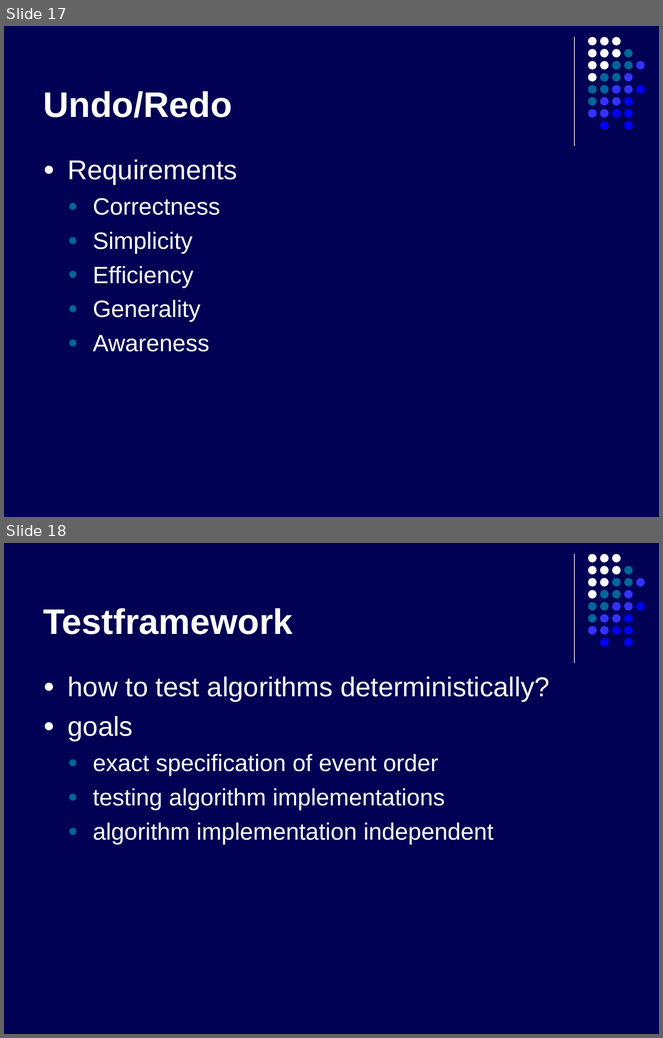
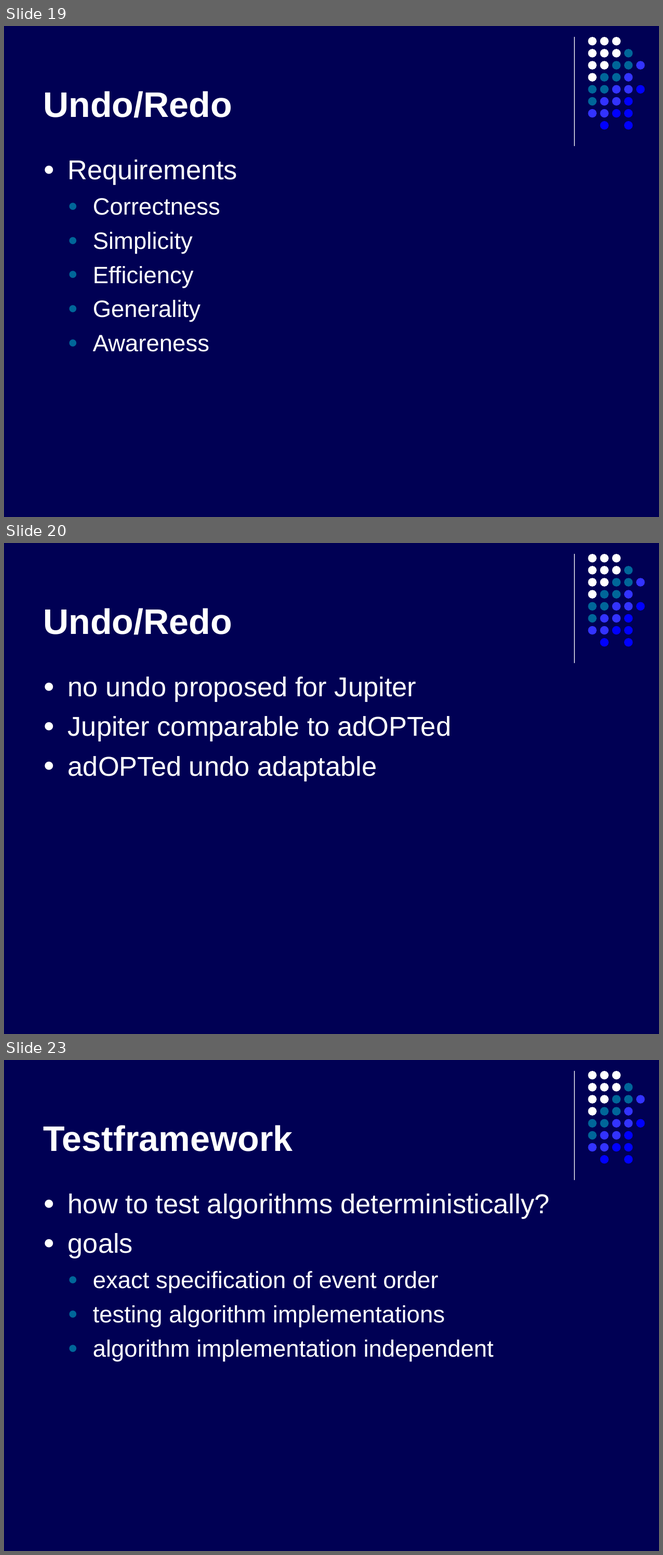
Before and after one commit to kyanha/ace, a slide deck: ace/trunk/doc/presentation/presentation.ppt. Shown one above the other, each under a label of ours: slides 17 and 18 before the commit, slides 19, 20 and 23 after it; the slides between them are not shown. The pictures are 663x1038 and 663x1555 pixels, drawn with LibreOffice and Linux fonts; fonts in the diff are those of the drawing. Boxes give left, top, right and bottom in pixels: in the first picture for what was removed or moved away, otherwise in the second. Text is boxed around its words. In the diff, an @@ line names an element or a change of style, - is before the commit and + after.

```diff
--- a/ace/trunk/doc/presentation/presentation.ppt
+++ b/ace/trunk/doc/presentation/presentation.ppt
@@ slide 20 added at bbox=[4, 543, 659, 1034], background #000054; not listed: 32 template elements that a slide beside it also shows @@
@@ title added at bbox=[43, 608, 232, 635], 39 pt, text #FFFFFF, bold @@
+Undo/Redo
@@ text added at bbox=[68, 677, 452, 782], 30 pt, text #FFFFFF @@
+● no undo proposed for Jupiter
+● Jupiter comparable to adOPTed
+● adOPTed undo adaptable
@@ what was slide 17 is now slide 19 @@
@@ what was slide 18 is now slide 23 @@
```
Also in this commit, not shown: 3 slides changed, 5 other slides added, 1 slide removed.
